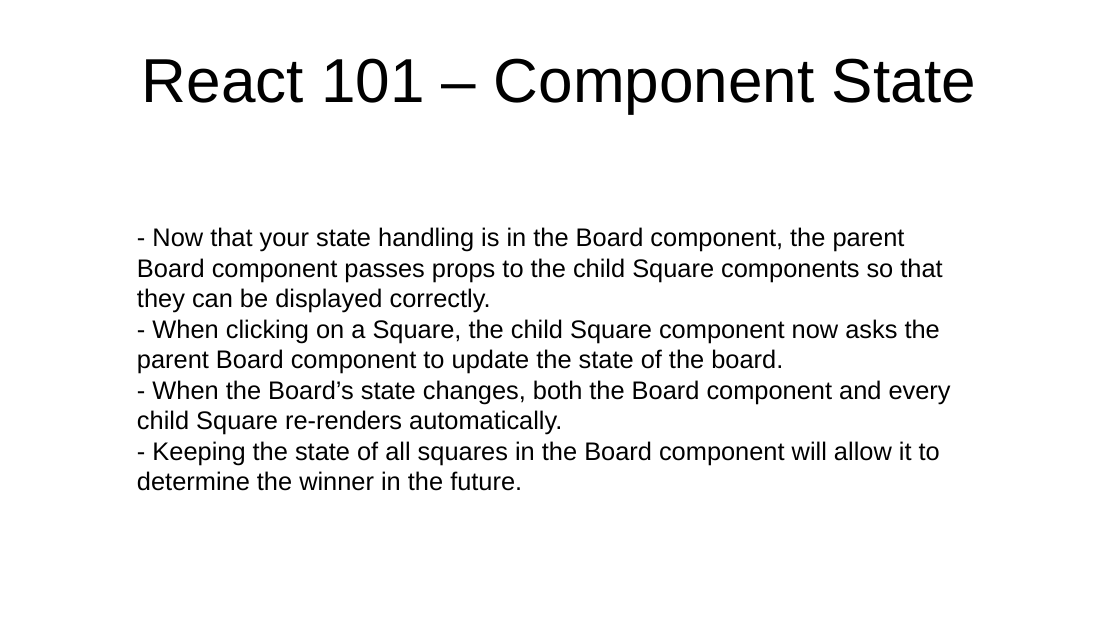
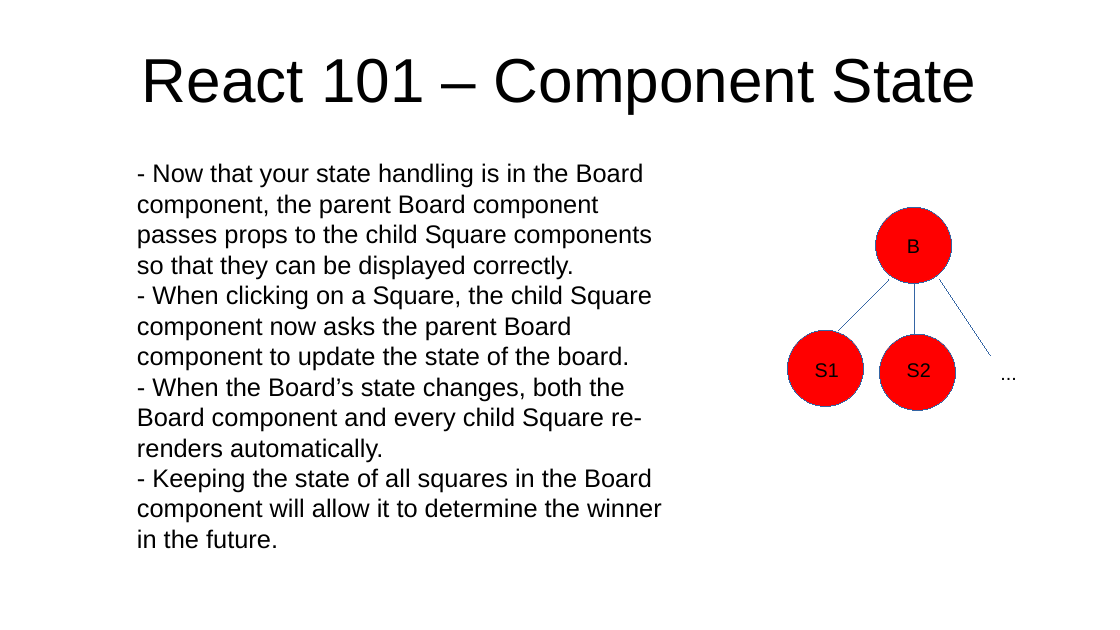
Before and after one commit to marcus-yeagle/react-tutorial, a slide deck: slide 26 of React 101.pptx (slide 17 before the commit). Drawn at 1120x630 pixels with LibreOffice and Linux fonts; fonts in the diff are those of the drawing. Boxes give left, top, right and bottom in pixels: in the first picture for what was removed or moved away, otherwise in the second. Text is boxed around its words. In the diff, an @@ line names an element or a change of style, - is before the commit and + after.

```diff
--- a/React 101.pptx
+++ b/React 101.pptx
@@ text "- Now that your state ..." rewrapped from <box>137,227,951,491</box> to <box>137,163,662,549</box> @@
@@ ellipse added at <box>876,207,952,284</box>, fill #FF0000, outline #3465A4 0 pt @@
@@ text added at <box>907,239,920,253</box>, 14 pt, text #000000 @@
+B
@@ line added from (889, 279) to (838, 330), #3465A4 0 pt @@
@@ line added from (915, 284) to (915, 334), #3465A4 0 pt @@
@@ line added from (940, 279) to (991, 356), #3465A4 0 pt @@
@@ ellipse added at <box>788,330,864,407</box>, fill #FF0000, outline #3465A4 0 pt @@
@@ ellipse added at <box>880,334,956,411</box>, fill #FF0000, outline #3465A4 0 pt @@
@@ text added at <box>991,356,1120,388</box>, 14 pt, text #000000 @@
+...
@@ text added at <box>815,363,839,378</box>, 14 pt, text #000000 @@
+S1
@@ text added at <box>907,363,931,378</box>, 14 pt, text #000000 @@
+S2
```
Also in this commit, not shown: 6 other slides changed, 12 slides added, 1 slide removed, 2 other files.
